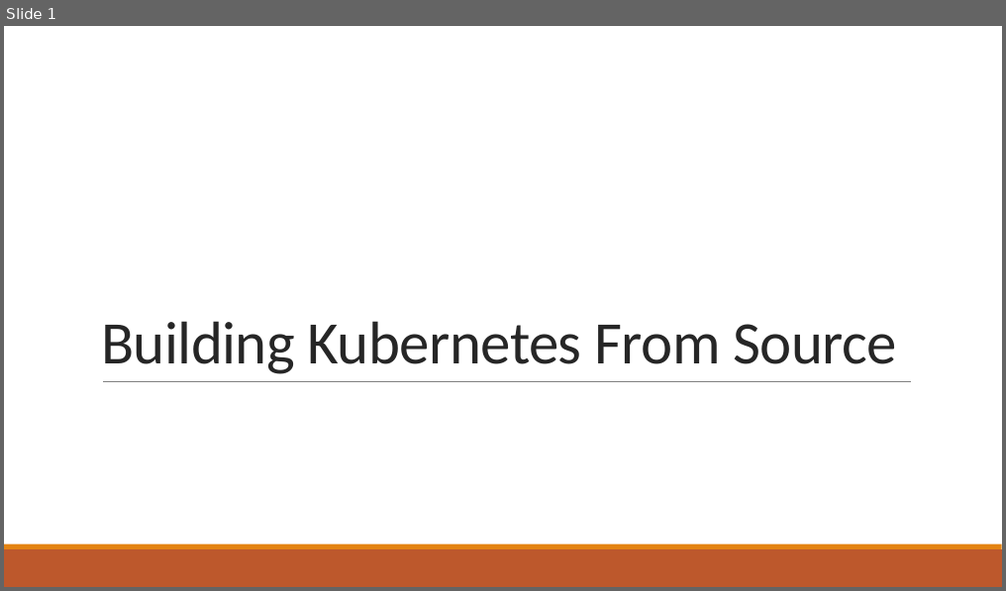
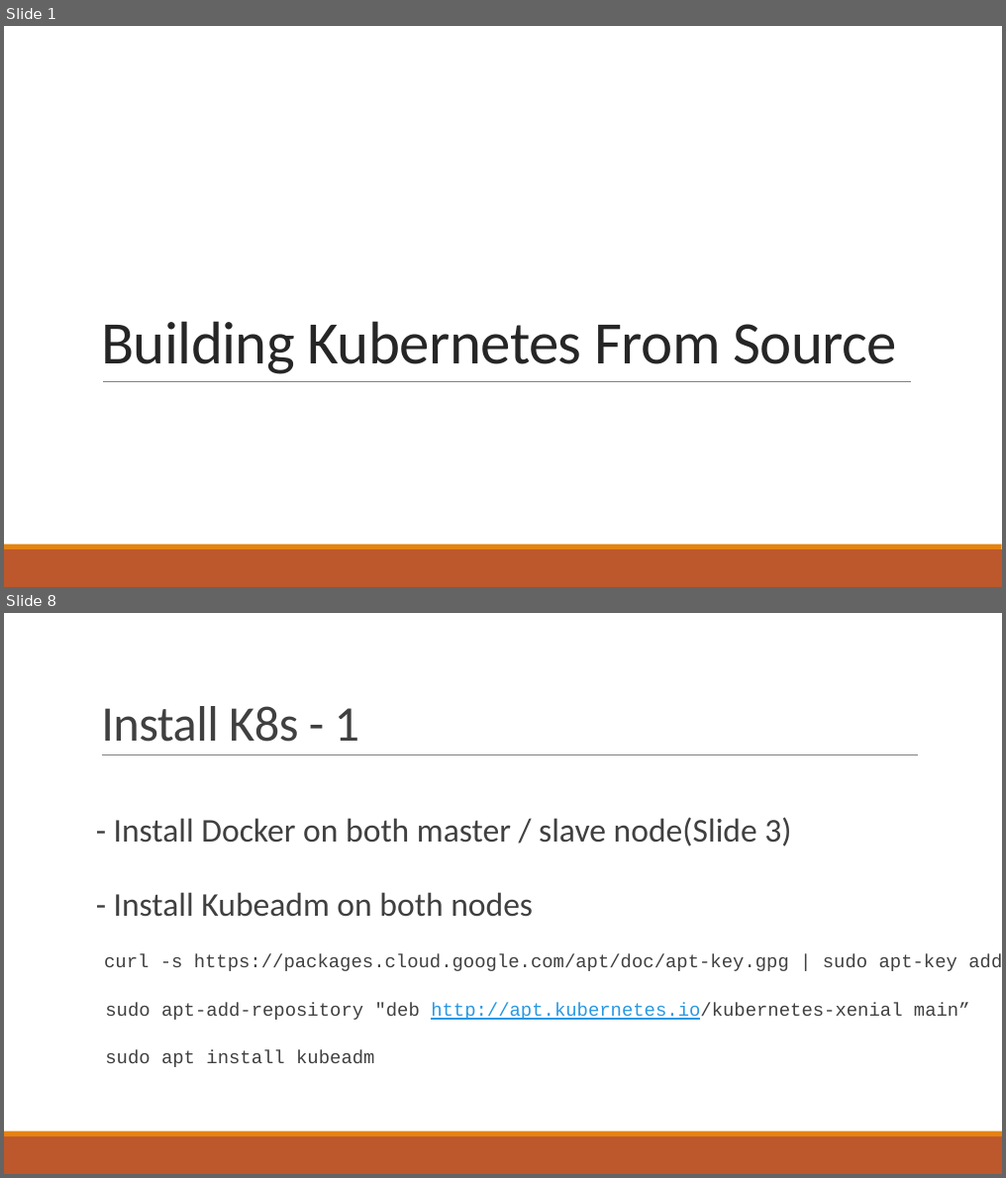
Before and after one commit to Beomsu-Seo/graduation-thesis, a slide deck: docs/Building Kubernetes From Source.pptx. Shown one above the other, each under a label of ours: slide 1 before the commit, slides 1 and 8 after it; the slides between them are not shown. The pictures are 1006x591 and 1006x1178 pixels, drawn with LibreOffice and Linux fonts; fonts in the diff are those of the drawing. Boxes give left, top, right and bottom in pixels: in the first picture for what was removed or moved away, otherwise in the second. Text is boxed around its words. In the diff, an @@ line names an element or a change of style, - is before the commit and + after.

Commit message:
[Edit] Building Kubernetes from source instructions

```diff
--- a/docs/Building Kubernetes From Source.pptx
+++ b/docs/Building Kubernetes From Source.pptx
@@ slide 8 added at [4,613,1002,1174], background #FFFFFF; not listed: 2 template elements that a slide beside it also shows @@
@@ title added at [101,706,359,742], 48 pt, text #404040 @@
+Install K8s - 1
@@ line added from (102, 756) to (918, 756), #808080 0.5 pt @@
@@ text added at [104,817,1002,1067], 18 pt, text #404040 @@
+  - Install Docker on both master / slave node(Slide 3)
+  - Install Kubeadm on both nodes
+  curl -s https://packages.cloud.google.com/apt/doc/apt-key.gpg | sudo apt-key add
+  sudo apt-add-repository "deb http://apt.kubernetes.io/kubernetes-xenial main”
+  sudo apt install kubeadm
```
Also in this commit, not shown: 3 slides changed, 13 other slides added, 3 slides removed.
